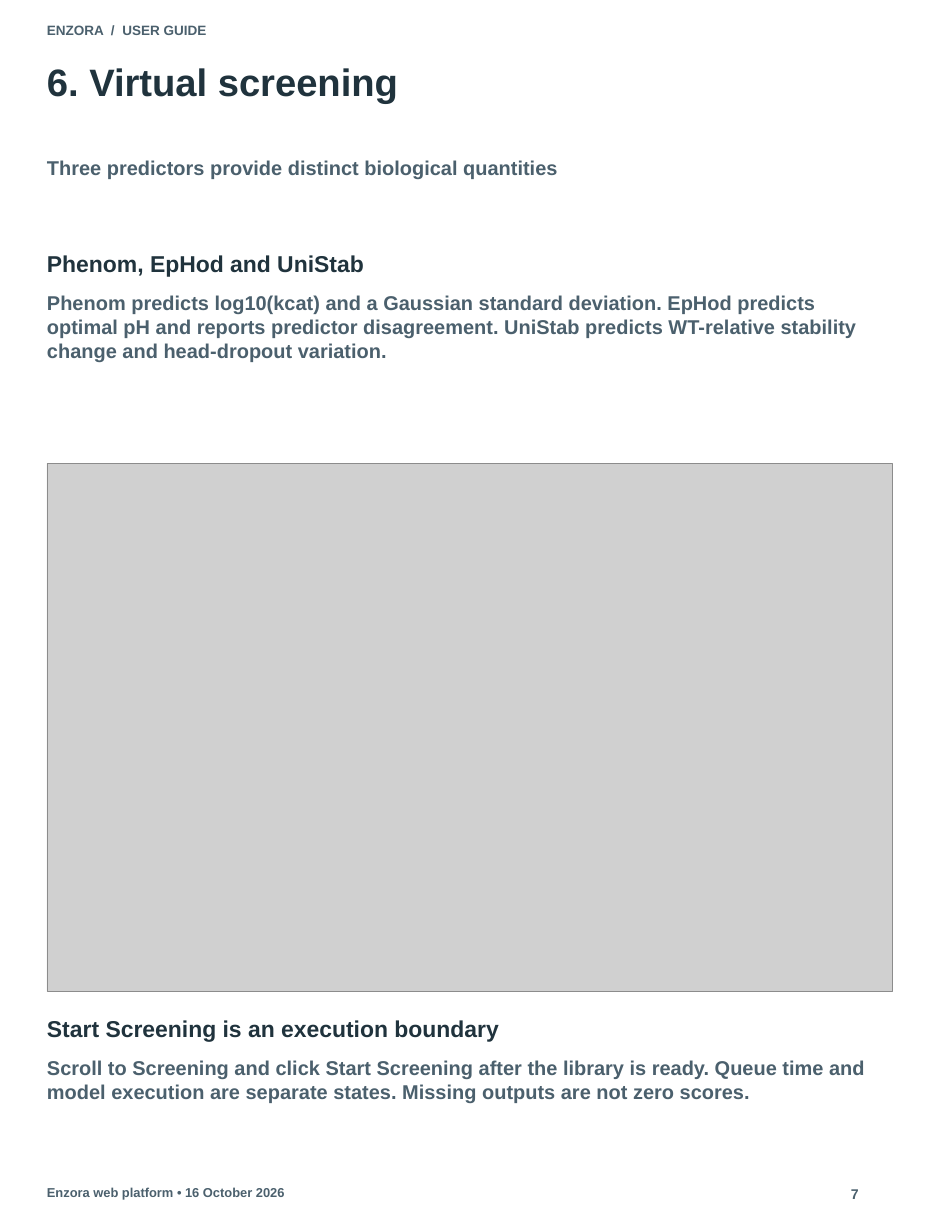
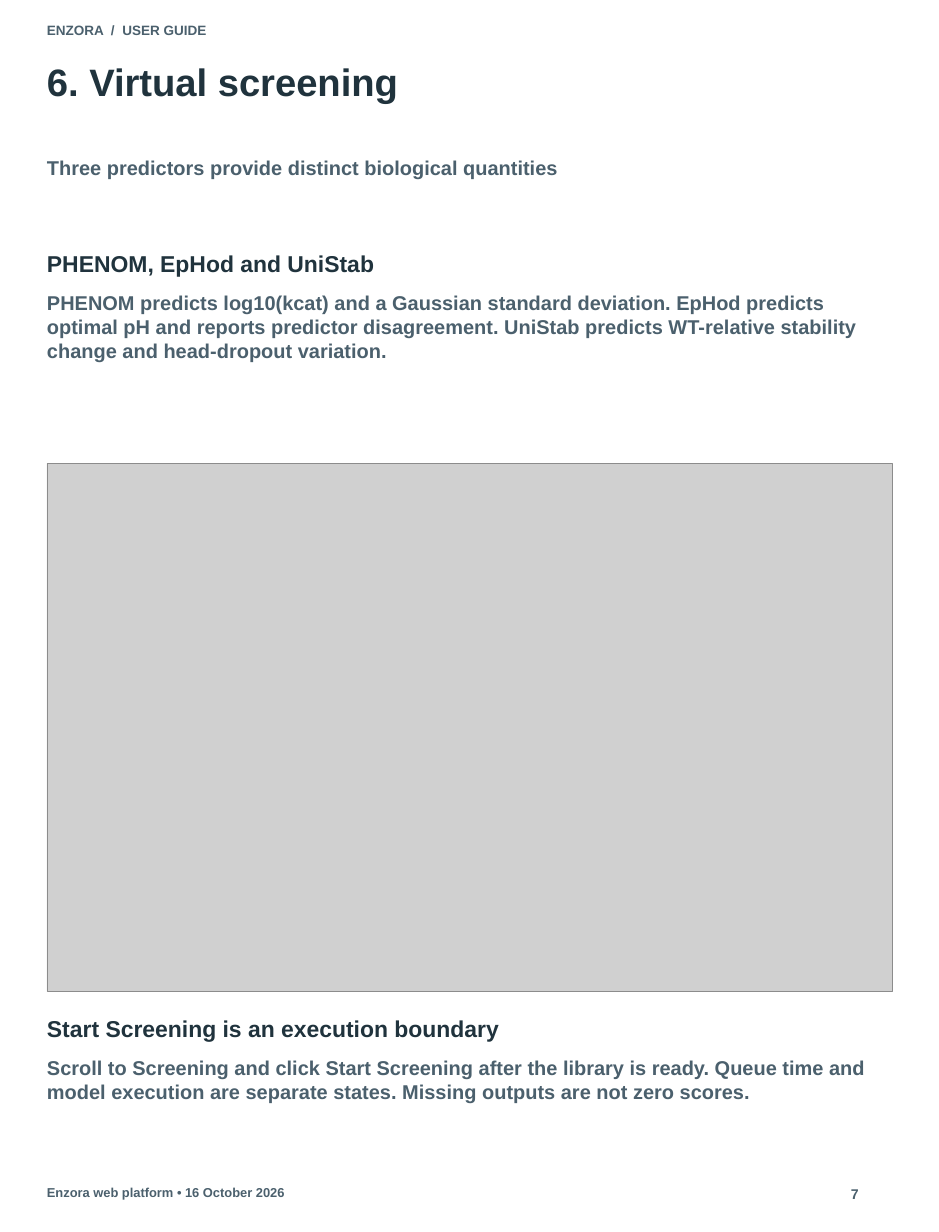
Before and after one commit to YuzhangLi2281/Enzora.github.io, a slide deck: slide 7 of docs/Enzora_User_Guide.pptx. Drawn at 939x1232 pixels with LibreOffice and Linux fonts; fonts in the diff are those of the drawing; grey boxes stand for pictures. Boxes give left, top, right and bottom in pixels: in the first picture for what was removed or moved away, otherwise in the second. Text is boxed around its words. In the diff, an @@ line names an element or a change of style, - is before the commit and + after.

```diff
--- a/docs/Enzora_User_Guide.pptx
+++ b/docs/Enzora_User_Guide.pptx
@@ text at bbox=[47, 255, 374, 277]: text changed @@
-Phenom, EpHod and UniStab
+PHENOM, EpHod and UniStab
@@ text at bbox=[47, 295, 856, 362]: text changed @@
-Phenom predicts log10(kcat) and a Gaussian standard deviation. EpHod predicts optimal pH and reports predictor disagreement. UniStab predicts WT-relative stability change and head-dropout variation.
+PHENOM predicts log10(kcat) and a Gaussian standard deviation. EpHod predicts optimal pH and reports predictor disagreement. UniStab predicts WT-relative stability change and head-dropout variation.
```
Also in this commit, not shown: 4 other slides changed, 1 other file.
